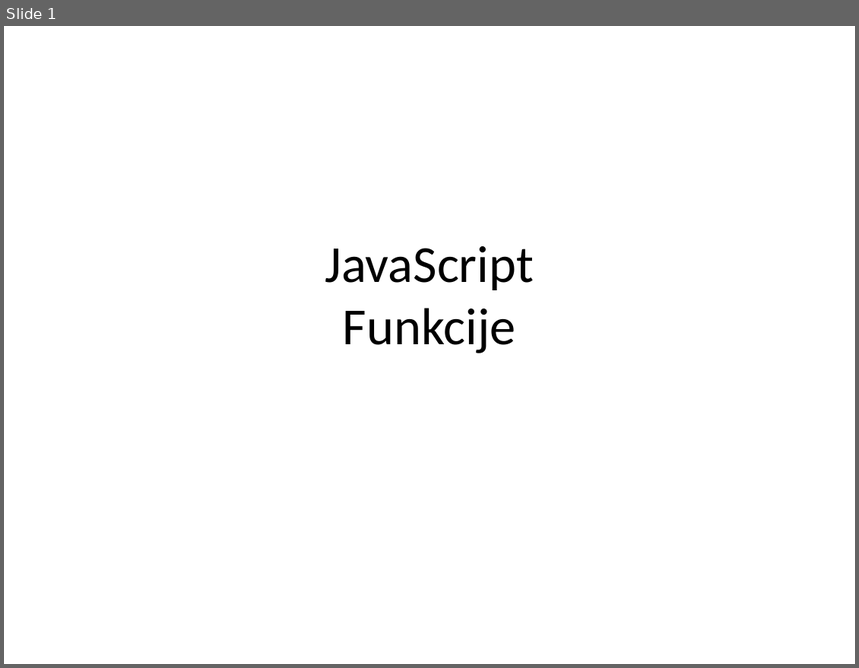
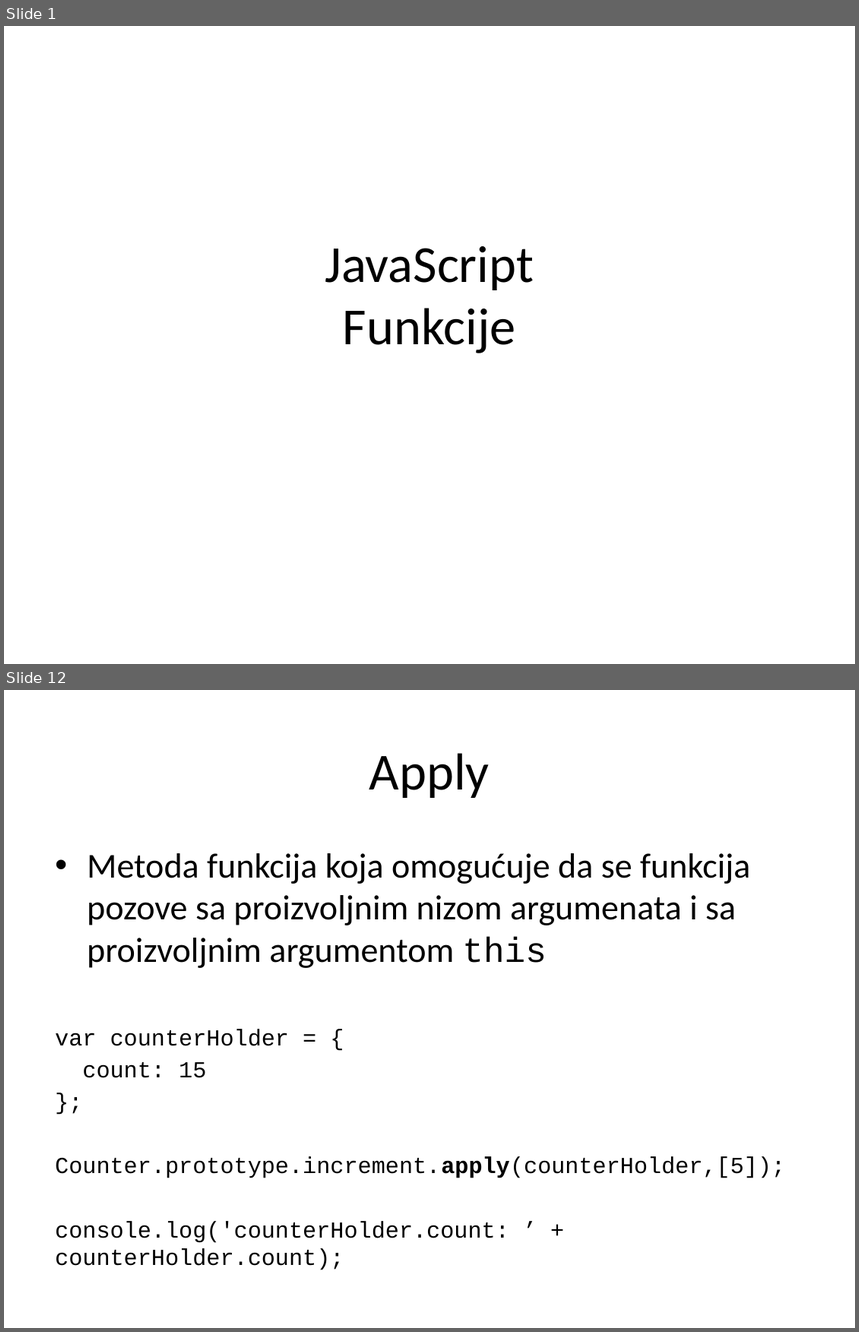
Before and after one commit to XWS2016/JavaScript, a slide deck: 02_Funkcije/JavaScript_02_Funkcije.pptx. Shown one above the other, each under a label of ours: slide 1 before the commit, slides 1 and 12 after it; the slides between them are not shown. The pictures are 859x668 and 859x1332 pixels, drawn with LibreOffice and Linux fonts; fonts in the diff are those of the drawing. Boxes give left, top, right and bottom in pixels: in the first picture for what was removed or moved away, otherwise in the second. Text is boxed around its words. In the diff, an @@ line names an element or a change of style, - is before the commit and + after.

```diff
--- a/02_Funkcije/JavaScript_02_Funkcije.pptx
+++ b/02_Funkcije/JavaScript_02_Funkcije.pptx
@@ slide 12 added at [4, 690, 855, 1328], background #FFFFFF @@
@@ title added at [370, 753, 490, 798], 44 pt, text #000000 @@
+Apply
@@ text added at [55, 853, 785, 1271], 19.4 pt, text #000000 @@
+• Metoda funkcija koja omogućuje da se funkcija pozove sa proizvoljnim nizom argumenata i sa proizvoljnim argumentom this
+var counterHolder = {
+count: 15
+};
+Counter.prototype.increment.apply(counterHolder,[5]);
+console.log('counterHolder.count: ’ + counterHolder.count);
```
Also in this commit, not shown: 2 slides changed, 30 other slides added, 11 slides removed, 13 other files.
